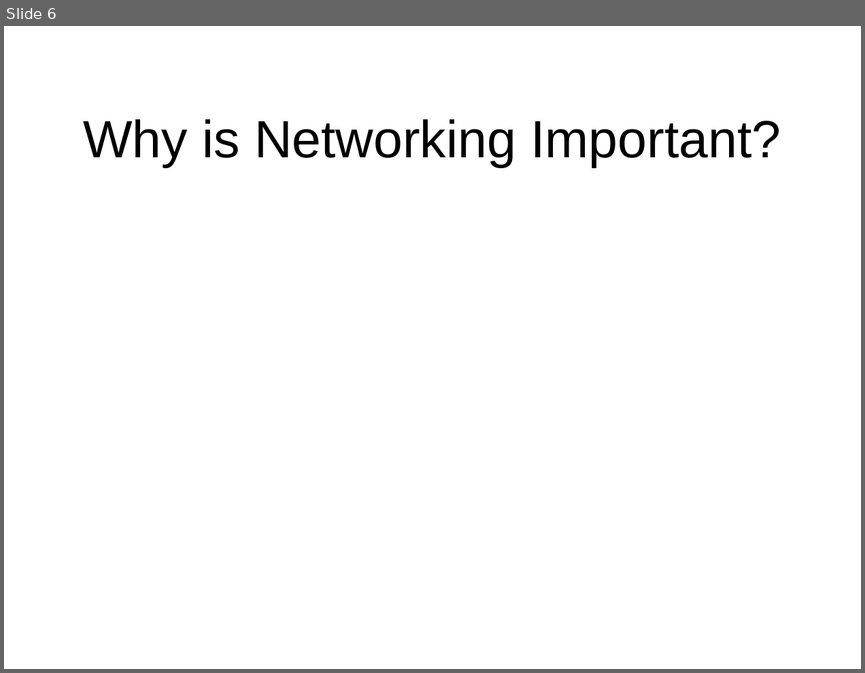
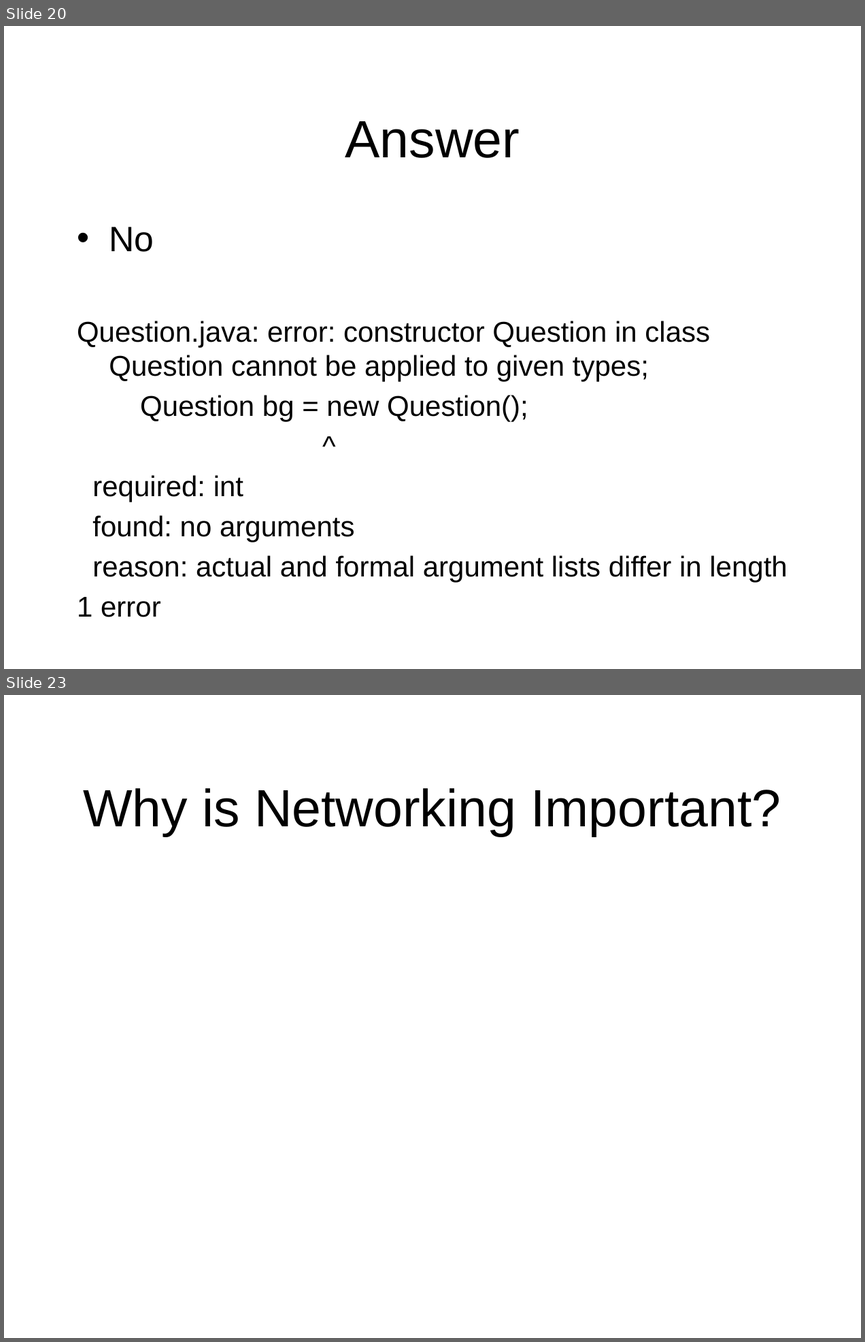
Before and after one commit to octaviordz/zjnu2017.github.io, a slide deck: OOP/lectures/120--Network.Programming.pptx. Shown one above the other, each under a label of ours: slide 6 before the commit, slides 20 and 23 after it; the slides between them are not shown. The pictures are 865x673 and 865x1342 pixels, drawn with LibreOffice and Linux fonts; fonts in the diff are those of the drawing. Boxes give left, top, right and bottom in pixels: in the first picture for what was removed or moved away, otherwise in the second. Text is boxed around its words. In the diff, an @@ line names an element or a change of style, - is before the commit and + after.

Commit message:
Update slides with review questions for lecture.

```diff
--- a/OOP/lectures/120--Network.Programming.pptx
+++ b/OOP/lectures/120--Network.Programming.pptx
@@ slide 20 added at <box>4,26,861,669</box>, background #FFFFFF @@
@@ title added at <box>345,121,519,158</box>, 44 pt, text #000000 @@
+Answer
@@ text added at <box>77,227,787,582</box>, 24.1 pt, text #000000 @@
+• No
+Question.java: error: constructor Question in class Question cannot be applied to given types;
+Question bg = new Question();
+^
+required: int
+found: no arguments
+reason: actual and formal argument lists differ in length
+1 error
@@ what was slide 6 is now slide 23 @@
```
Also in this commit, not shown: 2 slides changed, 16 other slides added, 2 other files.
